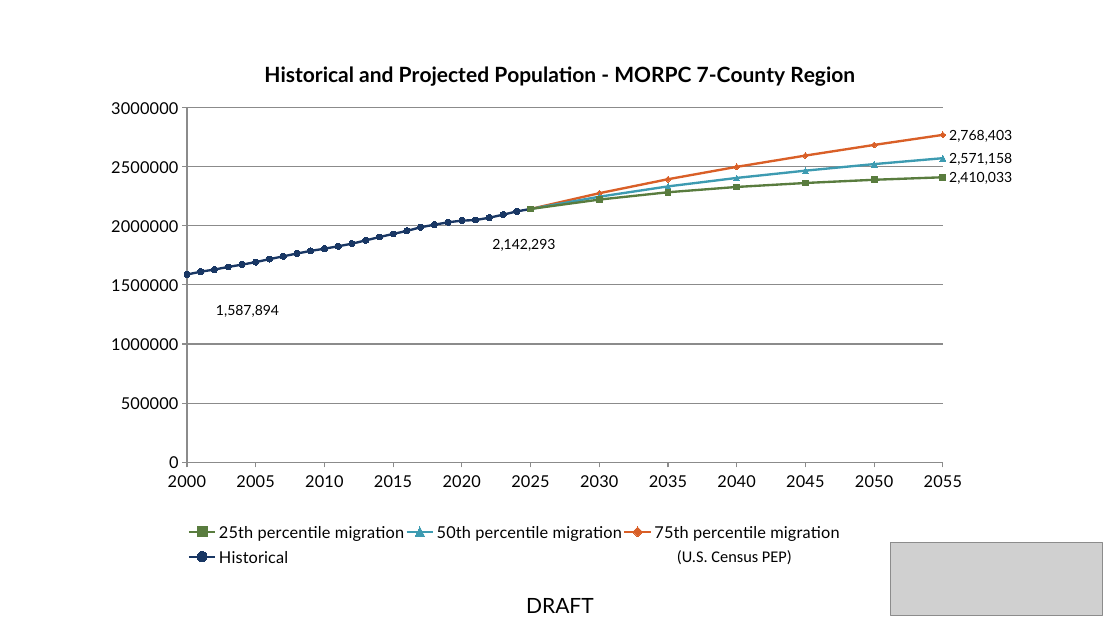
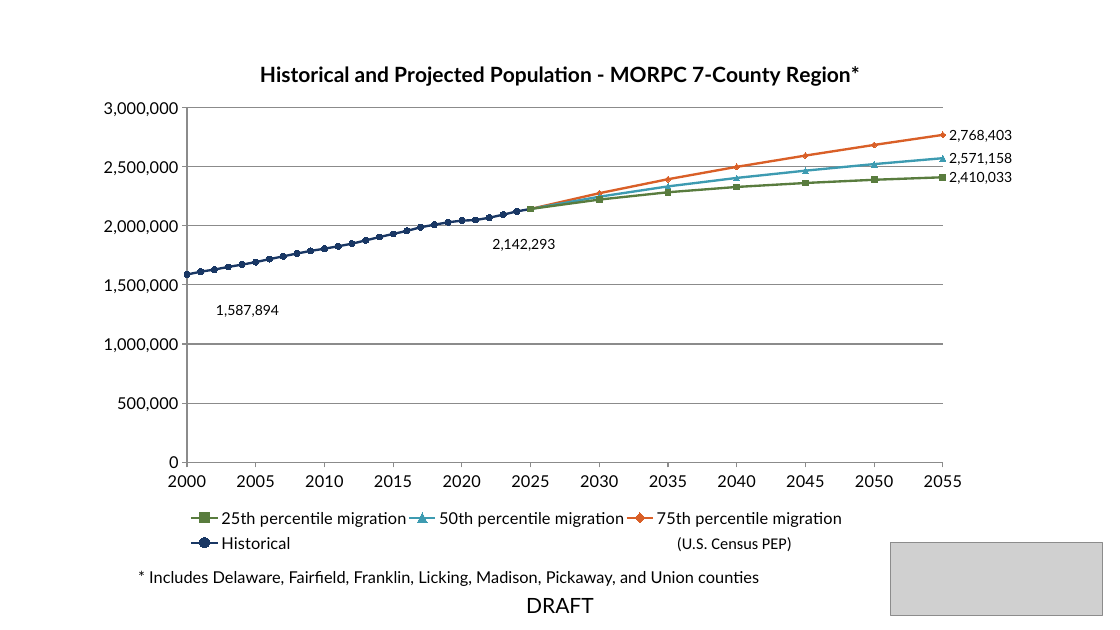
Before and after one commit to morpc/morpc-county-controls, a slide deck: slide 74 of deliverables/MORPC County Projections.pptx. Drawn at 1120x630 pixels with LibreOffice and Linux fonts; fonts in the diff are those of the drawing; grey boxes stand for pictures. Boxes give left, top, right and bottom in pixels: in the first picture for what was removed or moved away, otherwise in the second. Text is boxed around its words. In the diff, an @@ line names an element or a change of style, - is before the commit and + after.

Commit message:
Define county-based regions in slides.  Add comma separators to y-axis labels on charts.

```diff
--- a/deliverables/MORPC County Projections.pptx
+++ b/deliverables/MORPC County Projections.pptx
@@ scatter lines chart at [56,42,1065,588] @@
@@ title "Historical and Projected Population - MORPC 7-County Region" to "Historical and Projected Population - MORPC 7-County Region*" @@
@@ value axis changed @@
@@ text "(U.S. Census PEP)": place and size @@
-text "(U.S. Census PEP)" at [677,550,792,564]
+text "(U.S. Census PEP)" at [677,537,792,551]
@@ text added at [149,571,759,586], 14 pt, text #000000 @@
+* Includes Delaware, Fairfield, Franklin, Licking, Madison, Pickaway, and Union counties
```
Also in this commit, not shown: 43 other slides changed, 1 other file.
